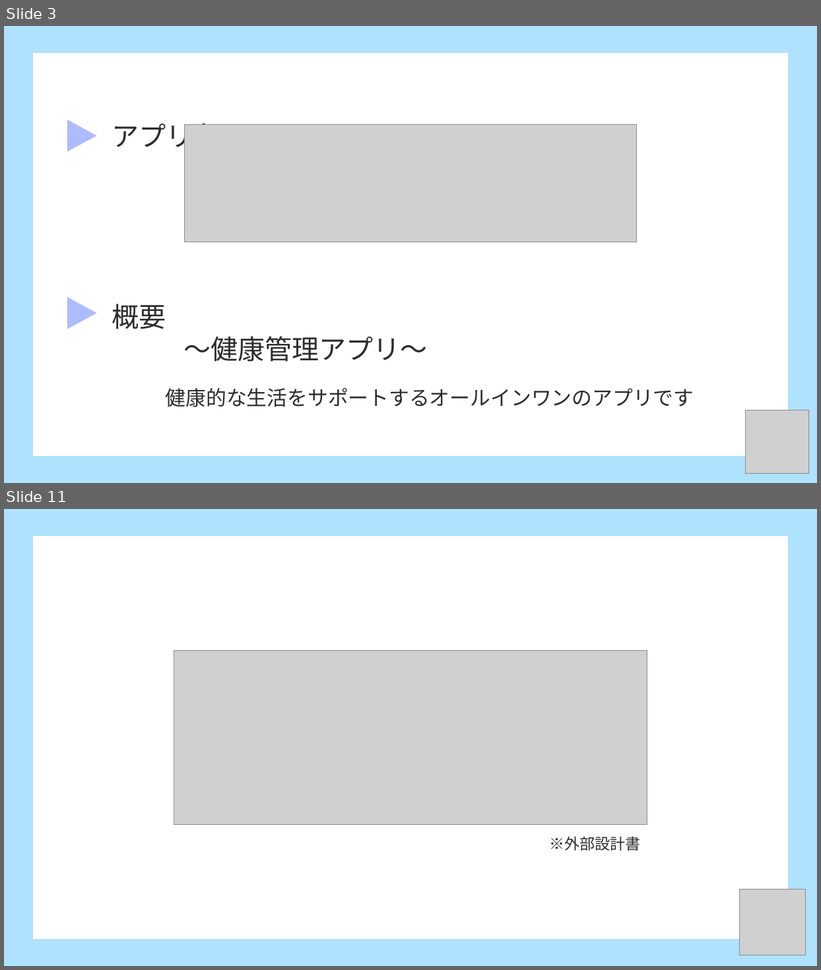
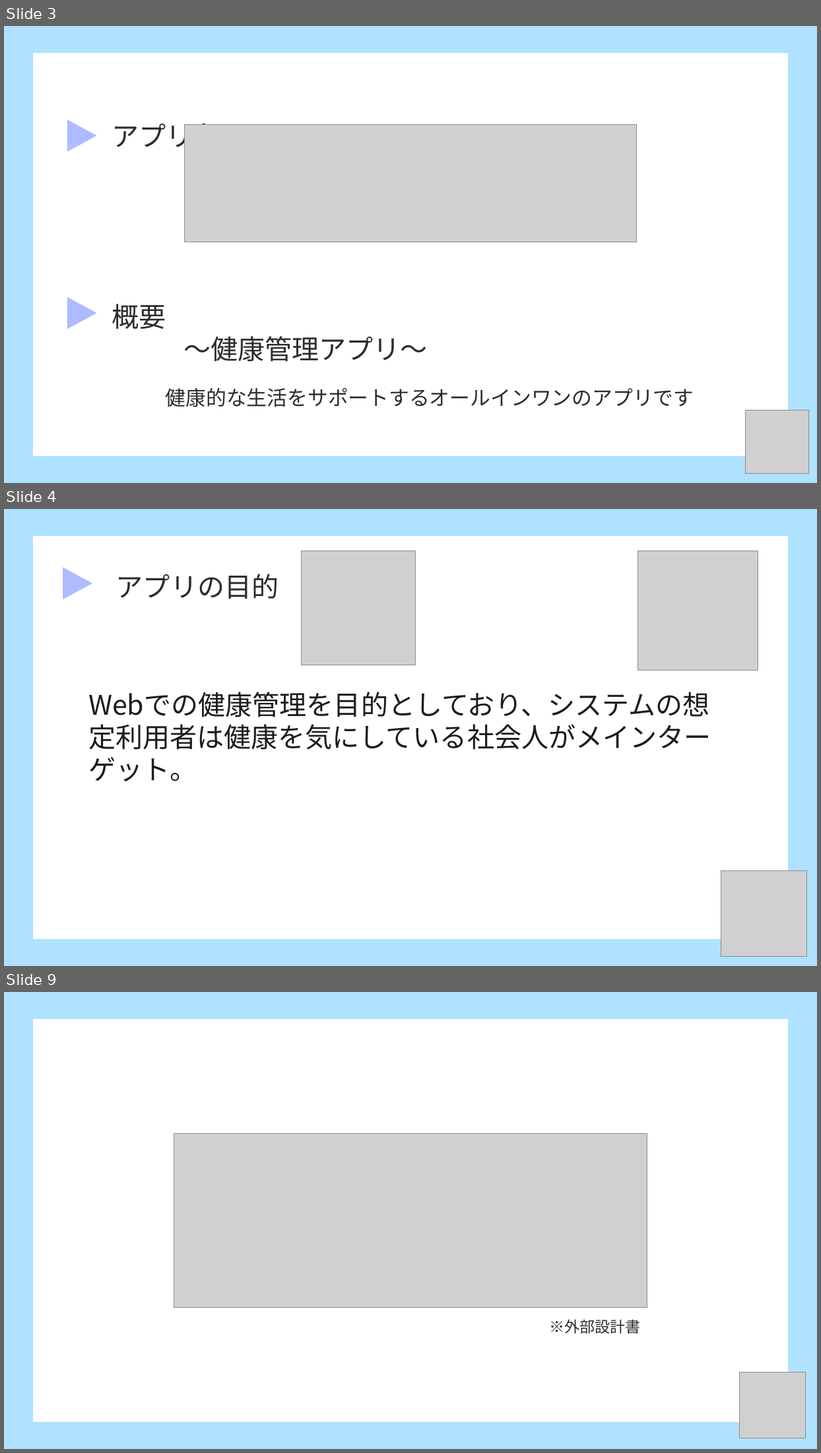
Before and after one commit to dojo2023/D-1, a slide deck: doc/発表資料.pptx. Shown one above the other, each under a label of ours: slides 3 and 11 before the commit, slides 3, 4 and 9 after it; the slides between them are not shown. The pictures are 821x970 and 821x1453 pixels, drawn with LibreOffice and Linux fonts; fonts in the diff are those of the drawing; grey boxes stand for pictures. Boxes give left, top, right and bottom in pixels: in the first picture for what was removed or moved away, otherwise in the second. Text is boxed around its words. In the diff, an @@ line names an element or a change of style, - is before the commit and + after.

```diff
--- a/doc/発表資料.pptx
+++ b/doc/発表資料.pptx
@@ slide 4 added at box(4, 509, 817, 966), background #AEE2FF @@
@@ rectangle added at box(33, 536, 789, 939), fill #FFFFFF @@
@@ triangle added at box(63, 567, 92, 599), fill #ACBCFF @@
@@ picture added at box(302, 551, 416, 665) @@
@@ picture added at box(638, 551, 758, 671) @@
@@ text added at box(116, 574, 279, 599), 32 pt, text #2C2C2C @@
+アプリの目的
@@ text added at box(88, 692, 712, 782), 32 pt, text #1D1C1D @@
+Webでの健康管理を目的としており、システムの想定利用者は健康を気にしている社会人がメインターゲット。
@@ picture added at box(721, 871, 807, 957) @@
@@ what was slide 11 is now slide 9 @@
```
Also in this commit, not shown: 2 slides changed, 4 other slides added, 6 slides removed, 1 other file.
